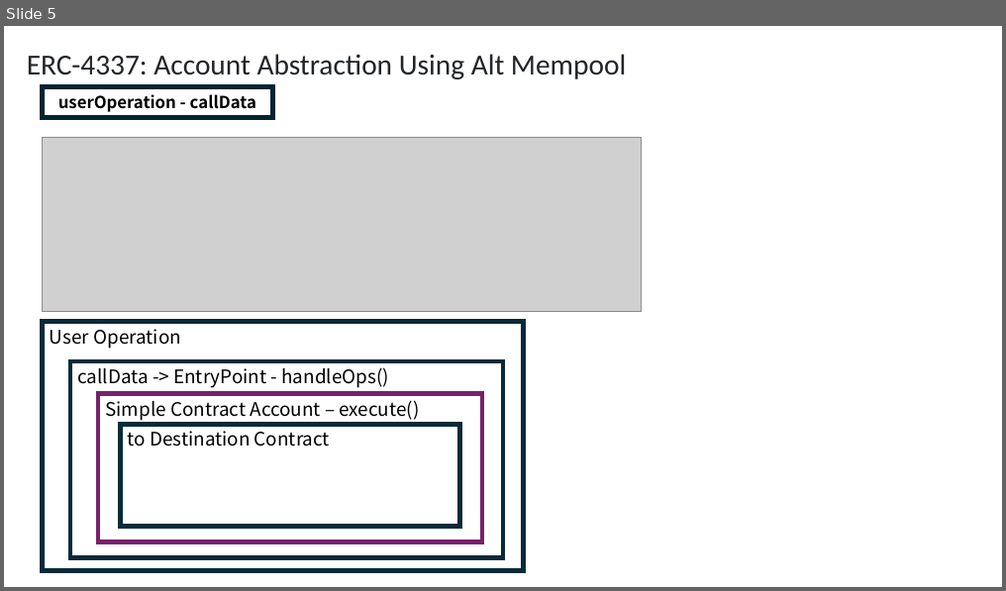
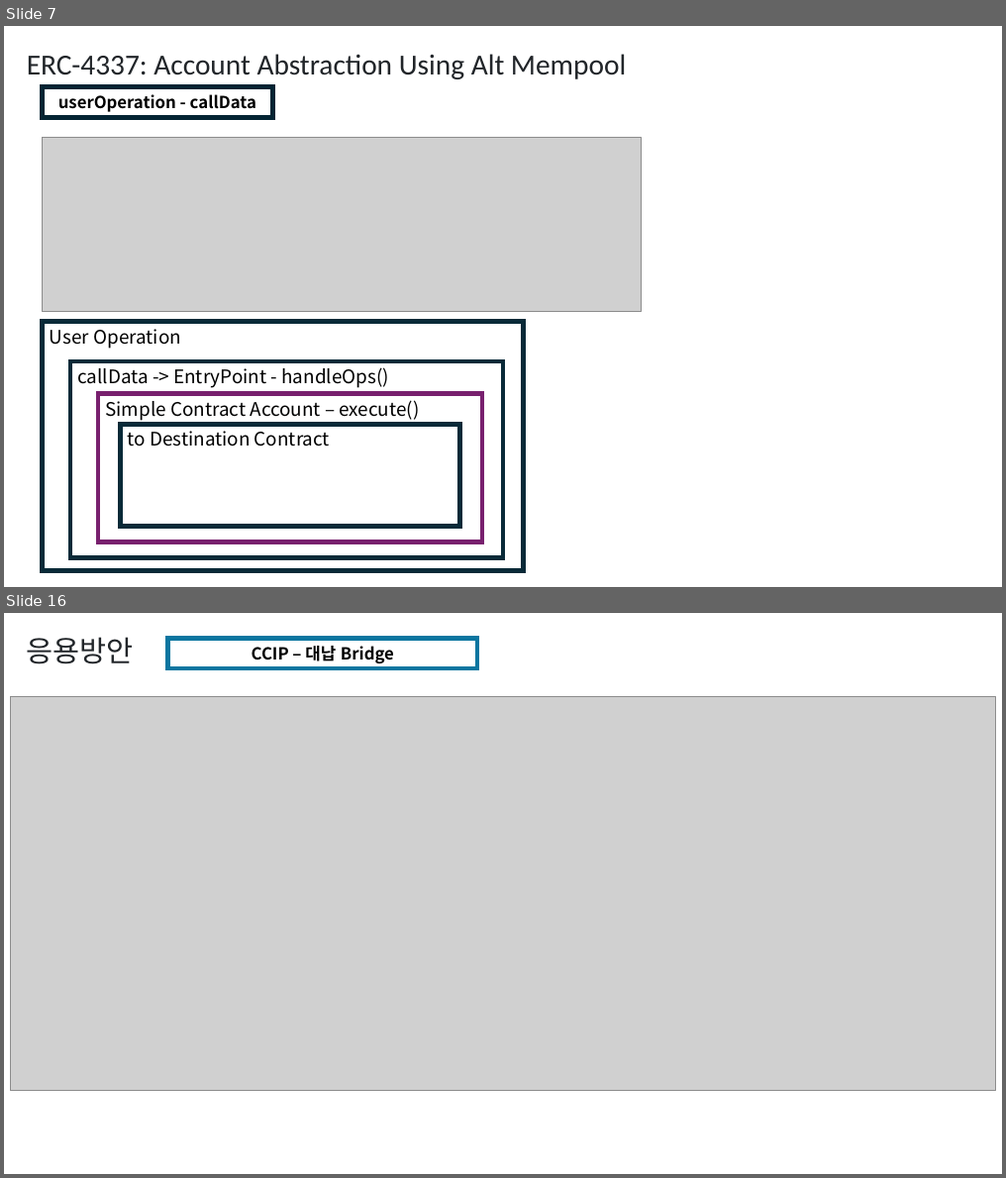
Before and after one commit to yyyljy/erc4337_alchemybundler, a slide deck: ERC4337.pptx. Shown one above the other, each under a label of ours: slide 5 before the commit, slides 7 and 16 after it; the slides between them are not shown. The pictures are 1006x591 and 1006x1178 pixels, drawn with LibreOffice and Linux fonts; fonts in the diff are those of the drawing; grey boxes stand for pictures. Boxes give left, top, right and bottom in pixels: in the first picture for what was removed or moved away, otherwise in the second. Text is boxed around its words. In the diff, an @@ line names an element or a change of style, - is before the commit and + after.

```diff
--- a/ERC4337.pptx
+++ b/ERC4337.pptx
@@ slide 16 added at [4, 613, 1002, 1174], background #FFFFFF @@
@@ text added at [27, 637, 134, 664], 28 pt, text #212529 @@
+응용방안
@@ rectangle added at [168, 639, 477, 668], outline #0B76A0 4.5 pt, 16 pt, text #000000, bold @@
+CCIP – 대납 Bridge
@@ picture added at [10, 696, 996, 1090] @@
@@ what was slide 5 is now slide 7 @@
```
Also in this commit, not shown: 5 slides changed, 9 other slides added, 4 other files.
